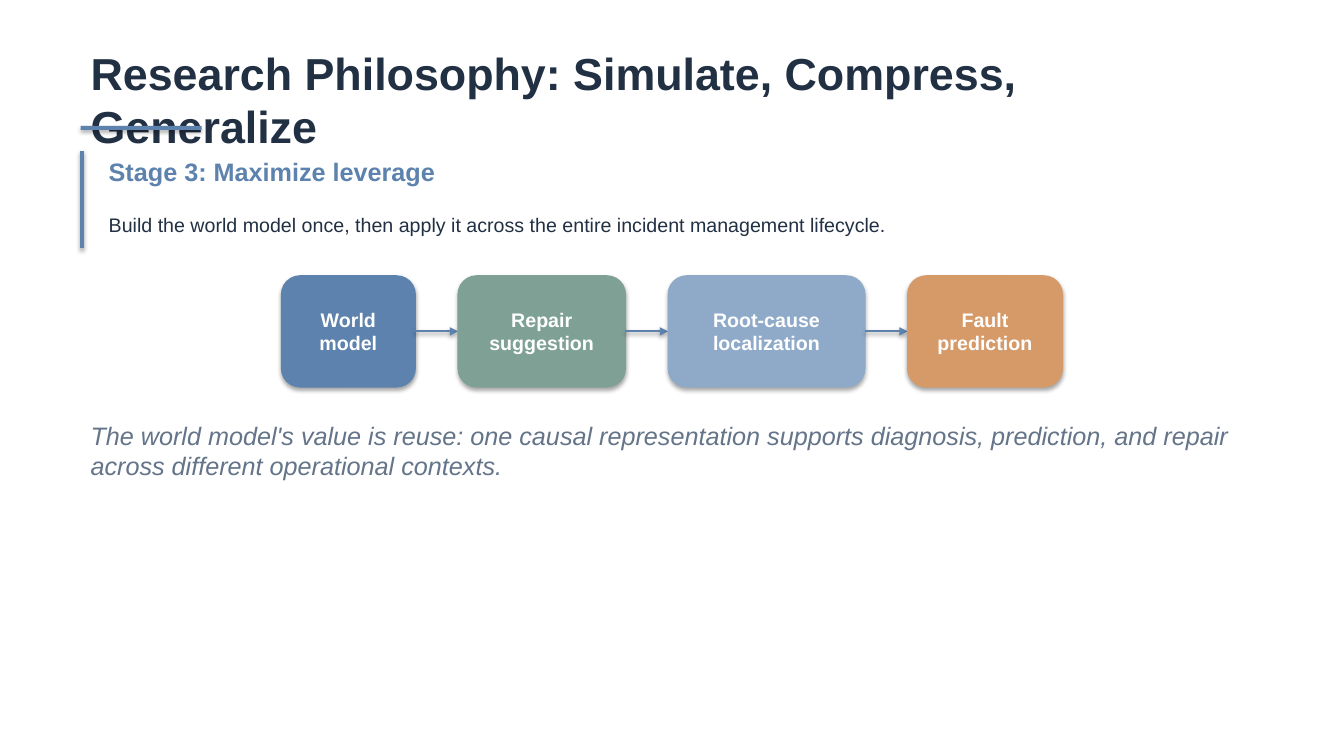
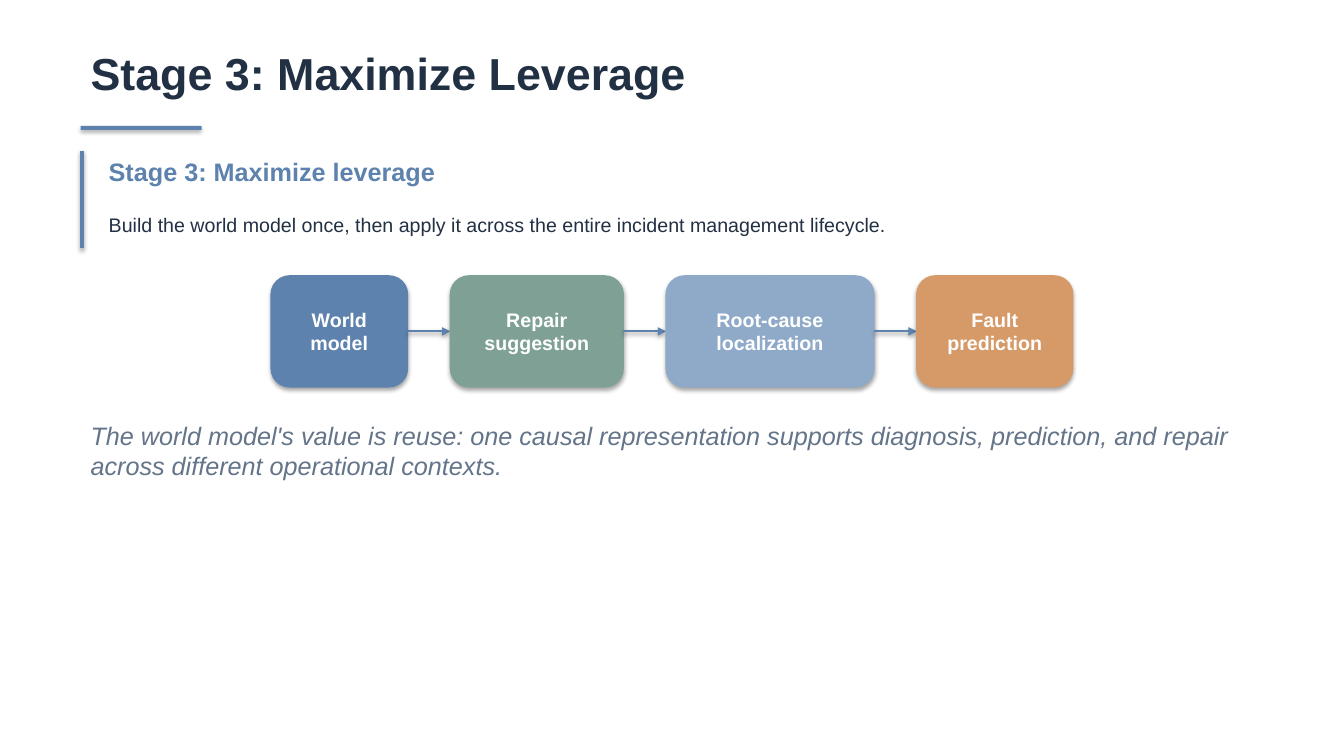
Before and after one commit to Lincyaw/paperops, a slide deck: slide 17 of examples/self-intro/diagnostic_world_model.pptx (slide 18 before the commit). Drawn at 1344x756 pixels with LibreOffice and Linux fonts; fonts in the diff are those of the drawing. Boxes give left, top, right and bottom in pixels: in the first picture for what was removed or moved away, otherwise in the second. Text is boxed around its words. In the diff, an @@ line names an element or a change of style, - is before the commit and + after.

```diff
--- a/examples/self-intro/diagnostic_world_model.pptx
+++ b/examples/self-intro/diagnostic_world_model.pptx
@@ text at (91, 57, 686, 99): text changed @@
-Research Philosophy: Simulate, Compress, Generalize
+Stage 3: Maximize Leverage
@@ rounded rectangle "World model": place and size @@
-rounded rectangle "World model" at (281, 276, 415, 387)
+rounded rectangle "World model" at (271, 276, 407, 387)
@@ rounded rectangle "Repair suggestion": place and size @@
-rounded rectangle "Repair suggestion" at (459, 276, 626, 387)
+rounded rectangle "Repair suggestion" at (451, 276, 623, 387)
@@ rounded rectangle "Root-cause localization": place and size @@
-rounded rectangle "Root-cause localization" at (668, 276, 865, 387)
+rounded rectangle "Root-cause localization" at (666, 276, 874, 387)
@@ rounded rectangle "Fault prediction": place and size @@
-rounded rectangle "Fault prediction" at (908, 276, 1063, 387)
+rounded rectangle "Fault prediction" at (918, 276, 1074, 387)
@@ arrow moved from (415, 332) - (459, 332) to (407, 332) - (451, 332) @@
@@ arrow moved from (865, 332) - (908, 332) to (874, 332) - (918, 332) @@
```
Also in this commit, not shown: 15 other slides changed, 2 slides added, 3 slides removed, 1 other file.
